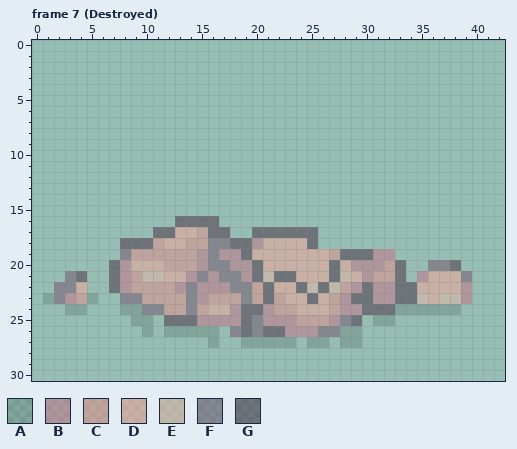
File history of a pixel-art file, game/theslimeking/Assets/📦 External/AssetStore/SlimeMec/_Art/Sprites/Environment/env_brown_rockD2.aseprite. The picture above was drawn from the file before the commit.
43x31 pixels, 10 frames. Pixels under 10% opacity are left out. Shown: frame 7 (Destroyed). The commit also changed other frames, which this record leaves out.
Palette (. is transparent): A #00000023  B #c76f8480  C #e8888780  D #faa49480  E #e9b5a380  F #73506b80  G #45283c80
After:
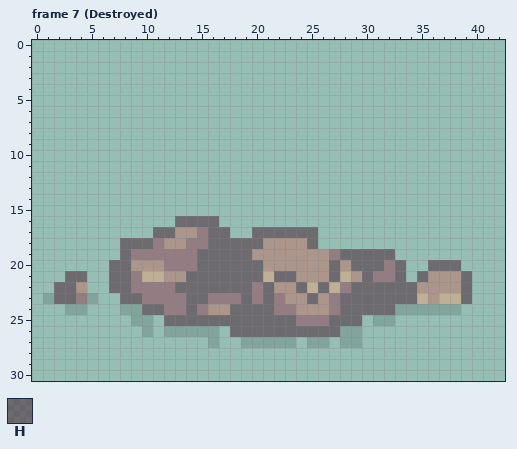
Colours new in this view: H #47182c80
What changed:
colour C: #e8888780 -> #933d5080
colour D: #faa49480 -> #c26d6280
colour E: #e9b5a380 -> #e8a37780
Frame 7 (Destroyed):
y 16: x 13..16 GGGG -> HHHH
y 17: x 11..12 GG -> HH; x 16..17 GG -> HH; x 20..25 GGGGGG -> HHHHHH
y 18: x 8..10 GGG -> HHH; x 16..20 FFGGB -> HHHHH; x 25 G -> H
y 19: x 8 F -> H; x 15..19 BFBBG -> HHHHH; x 28..32 GGGBB -> HHHHH
y 20: x 7..8 GB -> HH; x 15..20 BFFBBG -> HHHHHH; x 27 G -> H; x 29..31 BBB -> HHH; x 33 G -> H; x 36..38 FFG -> HHH
y 21: x 3..4 FG -> HH; x 7..8 GB -> HH; x 14..20 BFBFFBG -> HHHHHHH; x 22..23 GG -> HH; x 27 G -> H; x 30 B -> H; x 33 G -> H; x 35 B -> H; x 39 F -> H
y 22: x 2..3 FF -> HH; x 7..8 GB -> HH; x 13..19 BFBBBFF -> HHHHHHH; x 21 G -> H; x 24 G -> H; x 26 G -> H; x 29..34 BGBBGG -> HHHHHH; x 39 B -> H
y 23: x 2..3 FB -> HH; x 8..9 FF -> HH; x 14..15 FB -> HH; x 19 F -> H; x 21 G -> H; x 25 G -> H; x 28..34 BGGBBGG -> HHHHHHH; x 39 B -> H
y 24: x 10..11 FF -> HH; x 14 F -> H; x 18..21 BGGB -> HHHH; x 28..32 BBGGG -> HHHHH
y 25: x 12..23 GGGBBBBGFBBB -> HHHHHHHHHHHH; x 27..29 BFG -> HHH
y 26: x 18..27 FGFGGBBBFF -> HHHHHHHHHH
Boxes around the changes in both pictures, in picture pixels (x1, y1, x2, y2):
changed: (54, 216, 472, 337)
